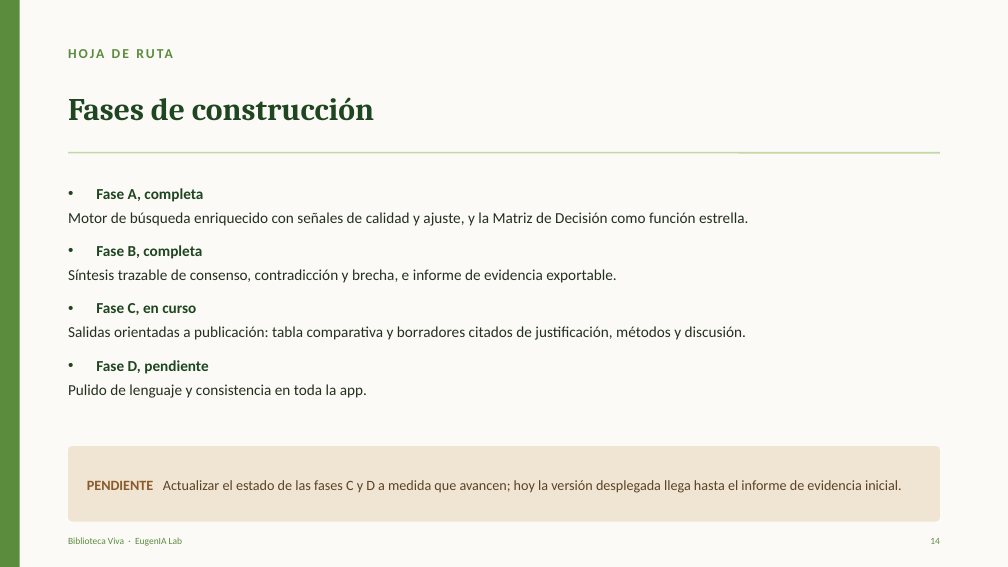
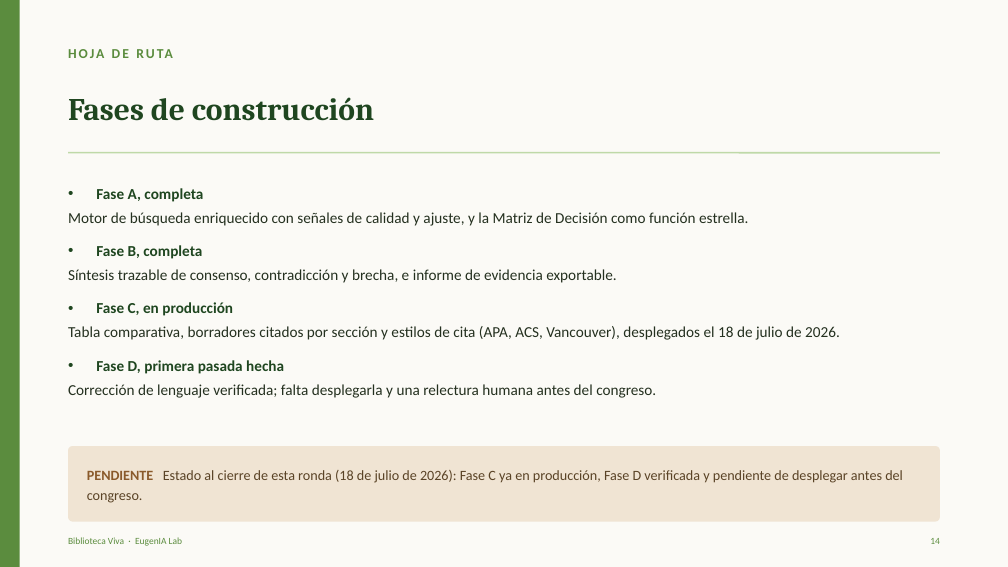
Before and after one commit to mreyesg/eugenia-lab-biva, a slide deck: slide 14 of presentation/Presentacion_Biblioteca_Viva.pptx. Drawn at 1008x567 pixels with LibreOffice and Linux fonts; fonts in the diff are those of the drawing. Boxes give left, top, right and bottom in pixels: in the first picture for what was removed or moved away, otherwise in the second. Text is boxed around its words. In the diff, an @@ line names an element or a change of style, - is before the commit and + after.

```diff
--- a/presentation/Presentacion_Biblioteca_Viva.pptx
+++ b/presentation/Presentacion_Biblioteca_Viva.pptx
@@ text at box(68, 302, 840, 398): text changed @@
-• Fase C, en curso
-  Salidas orientadas a publicación: tabla comparativa y borradores citados de justificación, métodos y discusión.
-• Fase D, pendiente
-  Pulido de lenguaje y consistencia en toda la app.
+• Fase C, en producción
+  Tabla comparativa, borradores citados por sección y estilos de cita (APA, ACS, Vancouver), desplegados el 18 de julio de 2026.
+• Fase D, primera pasada hecha
+  Corrección de lenguaje verificada; falta desplegarla y una relectura humana antes del congreso.
@@ text at box(87, 470, 903, 503): text changed @@
-PENDIENTE Actualizar el estado de las fases C y D a medida que avancen; hoy la versión desplegada llega hasta el informe de evidencia inicial.
+PENDIENTE Estado al cierre de esta ronda (18 de julio de 2026): Fase C ya en producción, Fase D verificada y pendiente de desplegar antes del congreso.
```
Also in this commit, not shown: 4 other slides changed, 4 other files.
